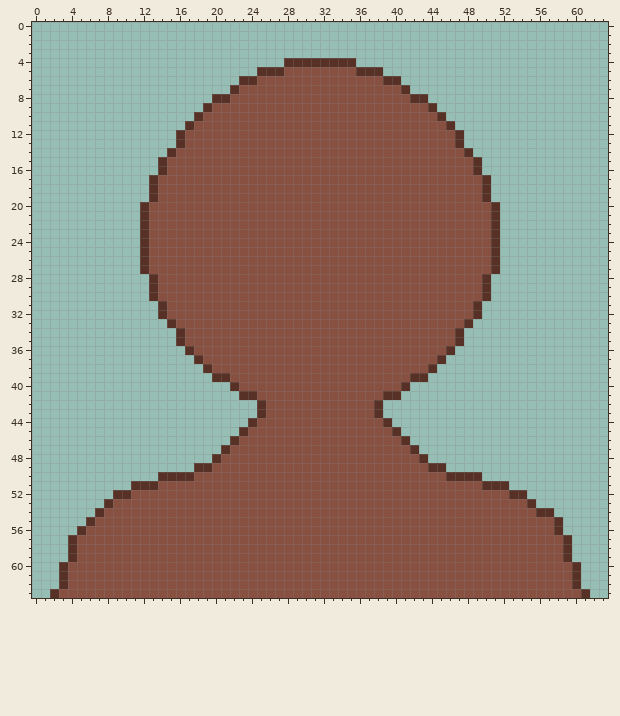
Edited in one commit: pixel-art sprite (jamAssets/portraits/ProfessorPortrait.png). Above: the version before the commit.
The file is 64x64 pixels.
After:
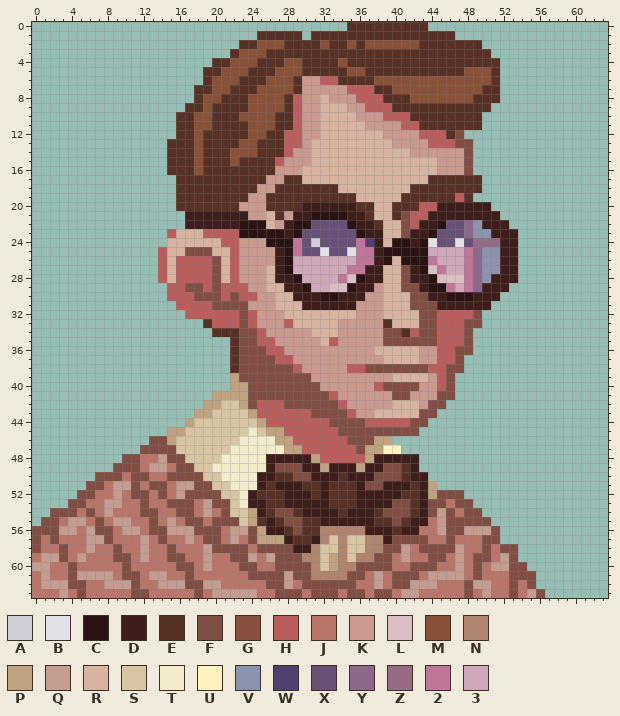
Palette (. is transparent): A #d0cfd8  B #e1e1e7  C #2c1313  D #3e1e1b  E #583126  F #814e44  G #885041  H #b95d5d  J #ba756a  K #ca9990  L #dbbfc4  M #8a5139  N #b0846e  P #bfa27f  Q #c49d90  R #d7b3a1  S #d7c5a3  T #f2eccc  U #fef3c0  V #8b93af  W #4f4070  X #675177  Y #8c698a  Z #956c83  2 #bf7699  3 #cfa9b9
The exact change:
Changed rows in their new state; - is an unchanged pixel.
first column x 0:
 0 -----------------------------------EEEEEEEEE------------------
 1 -------------------------EEEEE-EEEEEEEEEEEEEEEE---------------
 2 -----------------------EEMMMEEEEMEEMEMMMMMMEEEEEEE------------
 3 ----------------------EMMMEEEEEEEEEEEEEEEEEEEEEEEEE-----------
 4 --------------------EEMMMEEEMM----M-EEEEEEEEEEEEEEEE----------
 5 -------------------EEMMME--MMMEEEEEMM--EEEEEEEEEMMME----------
 6 -------------------EMMM--EMMMEKKHHEEEEMMMMMMMMMMMMME----------
 7 ------------------EEMM-EEMMMMEKKKKKHHHEEMMMMMMMMMMEE----------
 8 ------------------EMM-EEMMMMEHKKRKKKHHHEEEMMMMMMMEEE----------
 9 -----------------EEMEEEEMMMMEHKKRRRKKHHHEEEE-EEEEEE-----------
10 ----------------EEMMEEEMMMMEEHKKRRRRKKKHHHEEE-EEEE------------
11 ----------------E-MMEEEEMMMEEHKKRRRRRKKKKHHEEE-EEE------------
12 -----------------EMEEEEEMMEEHHKKRRRRRRRKKKKHHHEF--------------
13 ---------------E-EMEEEEMMEEEHHKRRRRRRRRRKKKKHHHFF-------------
14 ----------------EEMEEEMMMEEEHKKRRRRRRRRRRRKKKKKKF-------------
15 --------------.EEEMEEEMEEEEHKKKRRRRRRRRRRRRRRKKKF.------------
16 --------------.EEEMEEEEEEEEKKKRRRRRRRRRRRRRRRKKKF.------------
17 -------------...EEEEEEEEEEKKEERRRRRRRRRRRRRREEEEEE.-----------
18 -------------...EEEEEEEEEKKEEEEEEERRRRRRRREEEEEEEE.-----------
19 -------------...EEEEEEEEKKEEEEEEEEEERRRRREEEEEEHE..-----------
20 ------------....EEEEEEEKKKEEEEDDDDDDEERREEEHHDDDDDD.----------
21 ------------.....DDDDDDDKKREKDDCCCCDDERREFHHDDDDDDDD----------
22 ------------.....DDDDDDCCCRKDCCXXXXCDDERRFHDDCXXYVDDD---------
23 ------------...HRRRHHHHCCCCCDCXXXXXXCDDRRFDDCXXXYVVDDD--------
24 ------------...RRRRRRHHKKKCCC2XAXXXX2WDRCCDCBXXBXZZZDD--------
25 ------------..HRRFFFRRHKKKKDC2XXBXXB22DCCCCC33332YVVDD--------
26 ------------..HRHHHHFRHKKKKDC333333322DCRCCC23332YVVDD--------
27 ------------..HRHHHHFRHKKKRDC33333322DDRRFDCL2332YVVDD--------
28 -------------.HRHHHHFRHKKKRDDC33332LCDDRRFDDCLLL2YVDDD--------
29 -------------..HHFFHFHHHKKRRDDC33LLCDDKRRFFDCC232YDDD---------
30 -------------..HHHFFFHFHHKKRRDDDCCDDDKKRRRFFDDCCCDDD----------
31 --------------..HHHHFFFFKKKRRRDDDDDDKKKRRRFFFDDDDDD-----------
32 --------------...HHHHHHFHKKKRRRRRRRRKKKRRRRFFHHHHF------------
33 ---------------....EHHHFHKKKHRRRRRKKKKKERRRFFHHHFF------------
34 ----------------....EEEFFHKKKKKRRRKKKKKFFEHFFHHHF-------------
35 ----------------......EFFHHKKKKKRHKKKKKFFFFFFHHHF-------------
36 -----------------.....EFFFHHKKKKKKKKKKRRRRRKKHHFF-------------
37 ------------------....EFFFFHHKKKKKKKKKKRRRRKKHHF--------------
38 -------------------...EFFFFFFHKKKKKHHFFFFFFFHHFF--------------
39 --------------------..PFFFFFFFFKKKKKKKKKRRRRKHF---------------
40 ----------------------PPFFFFFFFFKKKKKKHFFFFKKHF---------------
41 --------------------PPPPFFFFFFFFFHKKKKKKFFKKKFF---------------
42 -------------------PPSSPFHHHFFFFFFHKKKKKRRRKFF----------------
43 ------------------PPSSSSPHHHHHHFFFFHKKRRRRRFF-----------------
44 -----------------PSSSSSSSPHHHHHHHFFFFHHHHHFF------------------
45 ---------------PPSSSSSSSTSPPHHHHHHFFFFFFFFF-------------------
46 -------------FFPSSSSSSSTTTTPPHHHHHHFFFPP..--------------------
47 ------------FFFFSSSSSSTTTTTTPPHHHHHHFPPUU..-------------------
48 ----------FFJJQFFSSSSTTTTTDDDDDPHHHHHPDDDDD.------------------
49 ---------FFFJQQJFFSSTTTTTTDFFFDDPDDDPDDFFED...----------------
50 -------FFFJFFJJFFFFSSTTTTDDEEFFDDDEDDDFFFEDD......------------
51 ------FFJQQFJFFJQQFFSSTTTDEDDDEEDEEEDFFDDDEDP........---------
52 -----FFJJQJFFJFJQFFFFSSTDEEEDDDEDEEEDDDDDEEDPFFF.......-------
53 ----FFJJQQJJFJJFFFJQFFSTDDEEDDDDDEEEDDDDFFEDFFJFF.......------
54 --FFFJFJQJJJFFJJFFJQJFSSPDEFFEDDDDEDDDEFFFEDFQFJFF........----
55 -FFJQQJFJQQJJFJQJFFJFFFSPEDEFFEEDDDDDDEEFEDDJQFFFFF........---
56 FFFQQJQFFJQQJFFQQQFFFJQQFPDDEFEENNNNNDDDEDDJJQFFQQQF.......---
57 FJFJJJQQFJJJQJFJJQJFFJQJFPPPDEEDNSNSSNNDFFFFJJFJJJFF........--
58 FJJFJJQJJFJJQJJFJJJQFFFFJFFFFDDNSSNSSNNFFQJFFFFQJJFJFF......--
59 JQQFJQJJJFFJQJJFFJJQJJFFQJQFFFNNSPNSNNFFJQJJFFJQJFFJQF......--
60 QQJJFJJJJJFJJJJJFFJQJJJFFJJFFFFNSPNNFFFFJJFFFJJQJFJQQFF......-
61 JQJJFQQQQJFFJQQJJFJJJJJJFFFFQFFNNNNFFJQJFFFJQQQQJFJJJFFF.....-
62 JQQQFFJJQQQFJJQQQFFQQJJJJJFFQJFFFFFFJJQJFFQQQJJJFQQJJFJF.....-
63 JJJQJFJJJJJFFJJJJJFJQQQQQJJFFFJFFFJFFJFFJQQJJJJJFJQJJFJQF.....
Where, in picture pixels (left, top, right, bottom), the same in both pictures:
changed: (32, 22, 590, 598)
